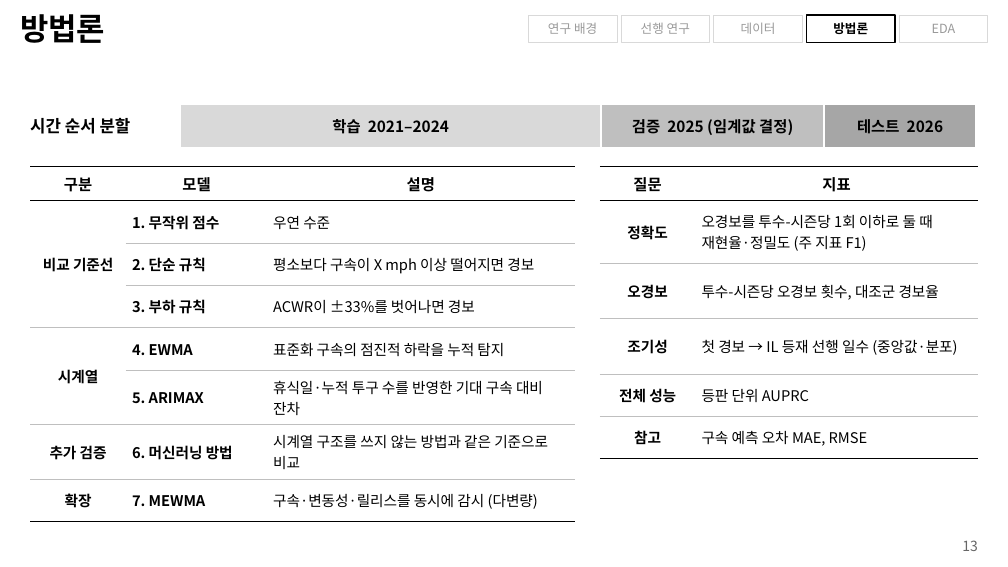
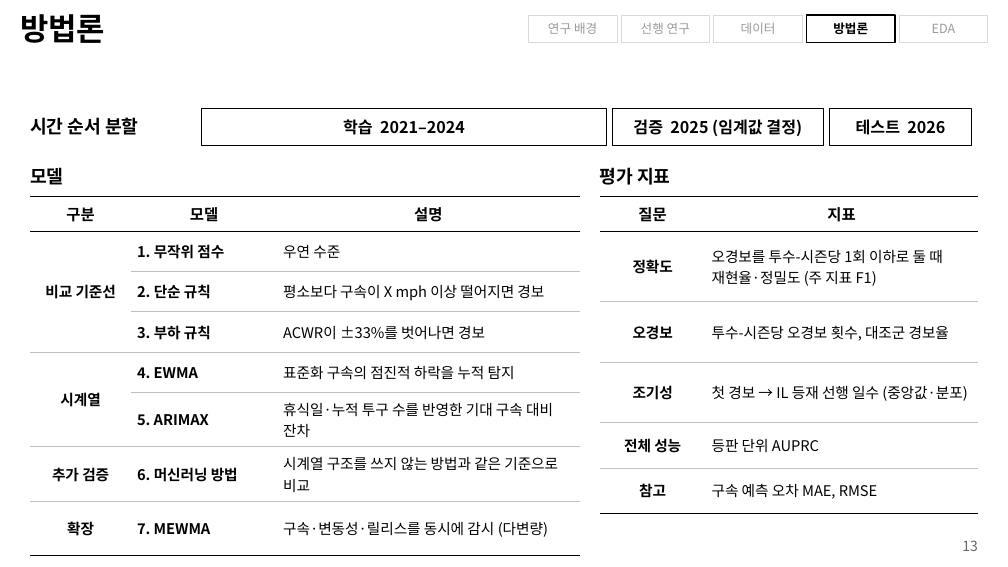
Before and after one commit to chirisjmmm/timeseries, a slide deck: slide 13 of presentation/투수부상_조기경보_제안발표_KO.pptx. Drawn at 1008x567 pixels with LibreOffice and Linux fonts; fonts in the diff are those of the drawing; background and template pictures are left out. Boxes give left, top, right and bottom in pixels: in the first picture for what was removed or moved away, otherwise in the second. Text is boxed around its words. In the diff, an @@ line names an element or a change of style, - is before the commit and + after.

```diff
--- a/presentation/투수부상_조기경보_제안발표_KO.pptx
+++ b/presentation/투수부상_조기경보_제안발표_KO.pptx
@@ text "시간 순서 분할" at (x1=30, y1=117, x2=138, y2=135): size 12 to 13 pt @@
@@ rectangle "학습 2021–2024" resized from (x1=181, y1=106, x2=600, y2=146) to (x1=202, y1=109, x2=607, y2=145) @@
@@ rectangle "학습 2021–2024" at (x1=202, y1=109, x2=607, y2=145): size 11 to 11.5 pt; fill #D9D9D9 to none; outline #D9D9D9 0.75 pt to #000000 0.75 pt @@
@@ rectangle "검증 2025 (임계값 결정)" resized from (x1=603, y1=106, x2=823, y2=146) to (x1=613, y1=109, x2=824, y2=145) @@
@@ rectangle "검증 2025 (임계값 결정)" at (x1=613, y1=109, x2=824, y2=145): size 11 to 11.5 pt; fill #BFBFBF to none; outline #BFBFBF 0.75 pt to #000000 0.75 pt @@
@@ rectangle "테스트 2026" resized from (x1=826, y1=106, x2=975, y2=146) to (x1=830, y1=109, x2=972, y2=145) @@
@@ rectangle "테스트 2026" at (x1=830, y1=109, x2=972, y2=145): size 11 to 11.5 pt; fill #A6A6A6 to none; outline #A6A6A6 0.75 pt to #000000 0.75 pt @@
@@ text added at (x1=30, y1=167, x2=63, y2=185), 13 pt, text #000000, bold @@
+모델
@@ text added at (x1=600, y1=167, x2=670, y2=185), 13 pt, text #000000, bold @@
+평가 지표
@@ table resized from (x1=30, y1=166, x2=575, y2=513) to (x1=30, y1=197, x2=580, y2=541) @@
@@ table resized from (x1=600, y1=166, x2=978, y2=450) to (x1=600, y1=197, x2=978, y2=503) @@
```
Also in this commit, not shown: 16 other slides changed, 1 slide added, 16 other files.
